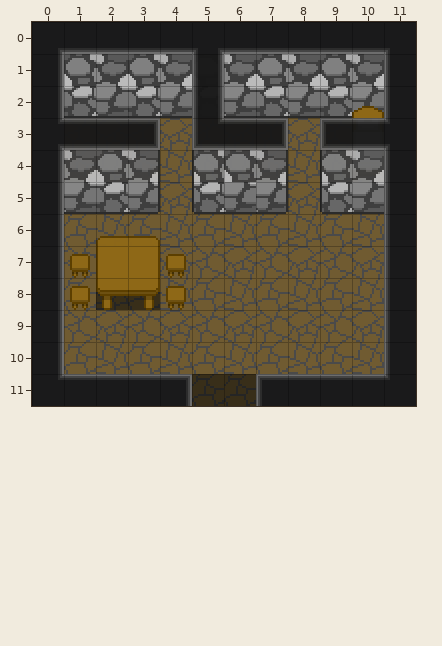
One commit to this Tiled map: FriendsWithMonsters/android/assets/tilemaps/8.tmx. The picture above was drawn from the file before the commit.
Cells are 16x16 px. Shown: x 0..11, y 0..11.
After:
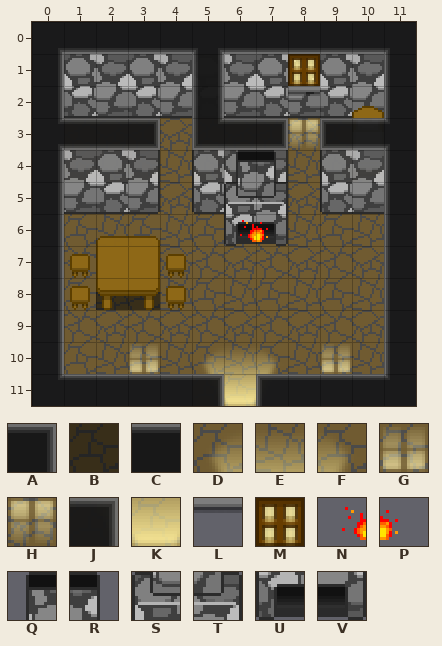
Key: from "limbusdev_world": A 561, B 602, C 629; from "limbusdev_world2": D 2341, E 2342, F 2343, G 2344, H 2345, J 2405, K 2406, L 2472, M 2473, N 3817, P 3818, Q 3946, R 3947, S 4010, T 4011, U 4074, V 4075.
_ is an empty cell.
Tiles of an added or newly shown layer are drawn over the layers below it.
See-through tiles are keyed as they look on the map.
Edits made:
Layer "objects1":
There is now tile L in row 2 at x 8.
There is now tile M in row 1 at x 8.
There is now tile Q in row 4 at x 6.
There is now tile R in row 4 at x 7.
There is now tile S in row 5 at x 6.
There is now tile T in row 5 at x 7.
There is now tile U in row 6 at x 6.
There is now tile V in row 6 at x 7.
The edit erases tile B in row 11 at x 5 to 6.
Layer "lights1" (added):
There is now tile D in row 10 at x 5.
There is now tile E in row 10 at x 6.
There is now tile F in row 10 at x 7.
There is now tile G in row 10 at x 3 and 9.
There is now tile H in row 3 at x 8.
There is now tile J in row 11 at x 5.
There is now tile K in row 11 at x 6.
There is now tile N in row 6 at x 6.
There is now tile P in row 6 at x 7.
Layer "tops1":
There is now tile A in row 11 at x 5.
The edit turns tile A into tile C in row 11 at x 4.
Layer "tops2" (added):
There is now tile Q in row 4 at x 6.
There is now tile R in row 4 at x 7.
